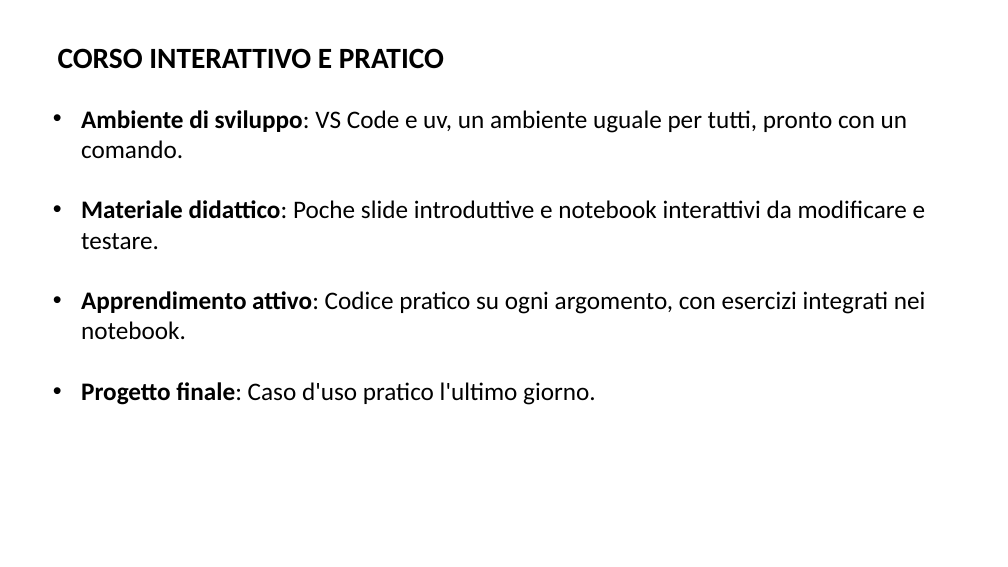
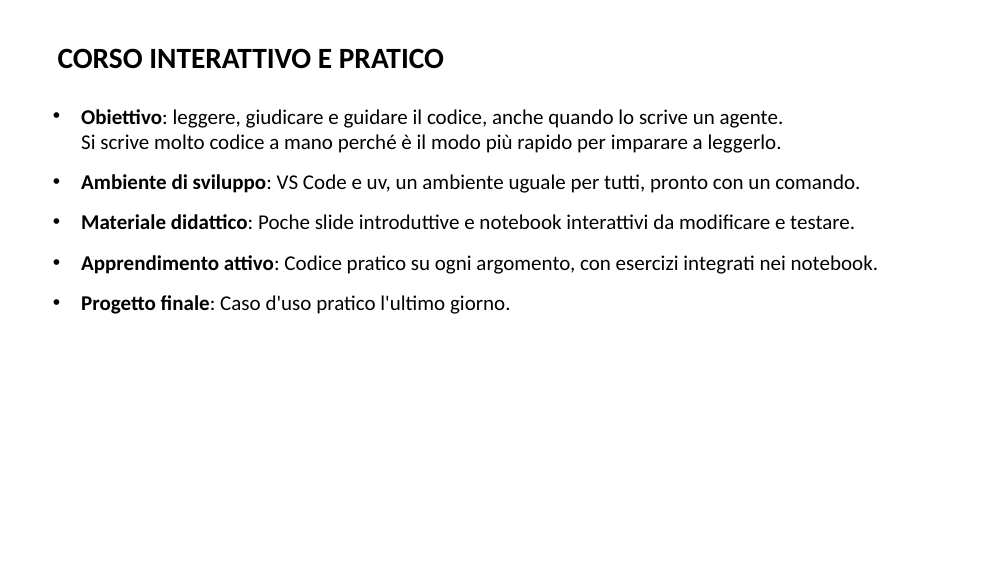
Before and after one commit to AndreaCorvaglia0/python-base-utilities, a slide deck: slide 4 of Slides/Presentazione_python_base.pptx. Drawn at 1008x567 pixels with LibreOffice and Linux fonts; fonts in the diff are those of the drawing; background and template pictures are left out. Boxes give left, top, right and bottom in pixels: in the first picture for what was removed or moved away, otherwise in the second. Text is boxed around its words. In the diff, an @@ line names an element or a change of style, - is before the commit and + after.

```diff
--- a/Slides/Presentazione_python_base.pptx
+++ b/Slides/Presentazione_python_base.pptx
@@ text at (81,109,784,153): paragraphs added @@
+• Obiettivo: leggere, giudicare e guidare il codice, anche quando lo scrive un agente.
+Si scrive molto codice a mano perché è il modo più rapido per imparare a leggerlo.
@@ text at (81,174,878,314): size 24 to 20 pt in "Ambiente di sviluppo: VS Code e uv, ...", "Materiale didattico: Poche slide introduttive e notebook ...", "Apprendimento attivo: Codice pratico su ogni argomento, ...", "Progetto finale: Caso d'uso pratico l'ultimo giorno." @@
```
Also in this commit, not shown: 4 other slides changed, 2 slides added, 7 slides removed, 1 other file.
